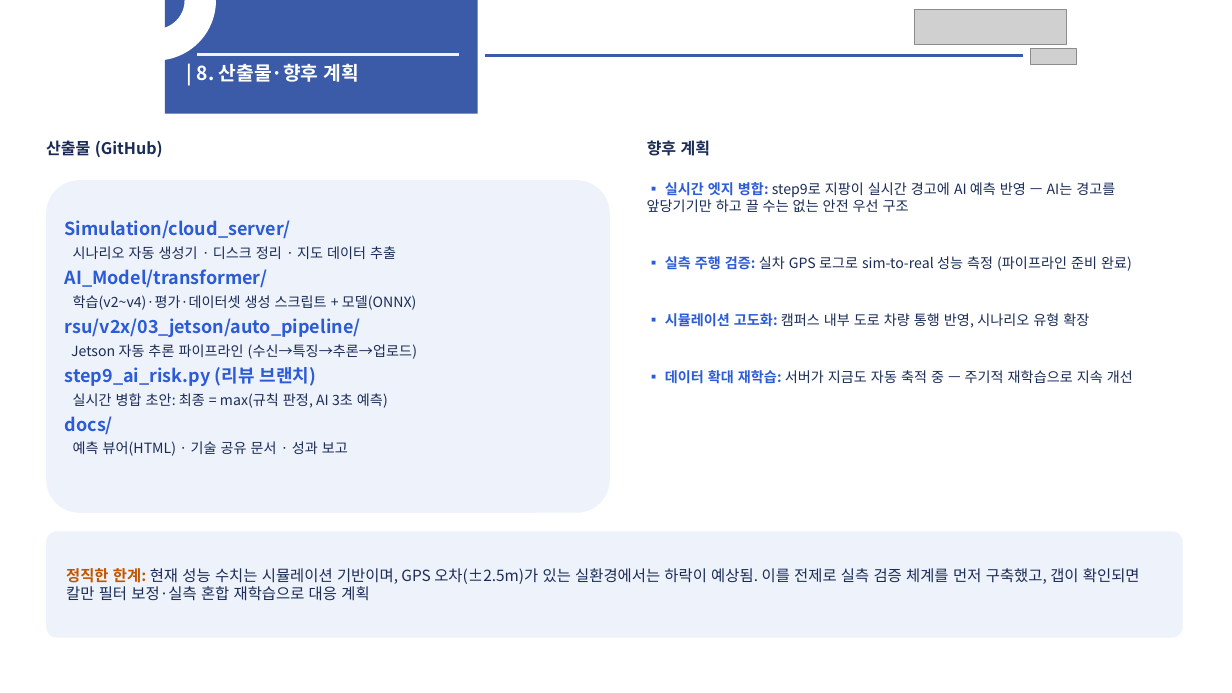
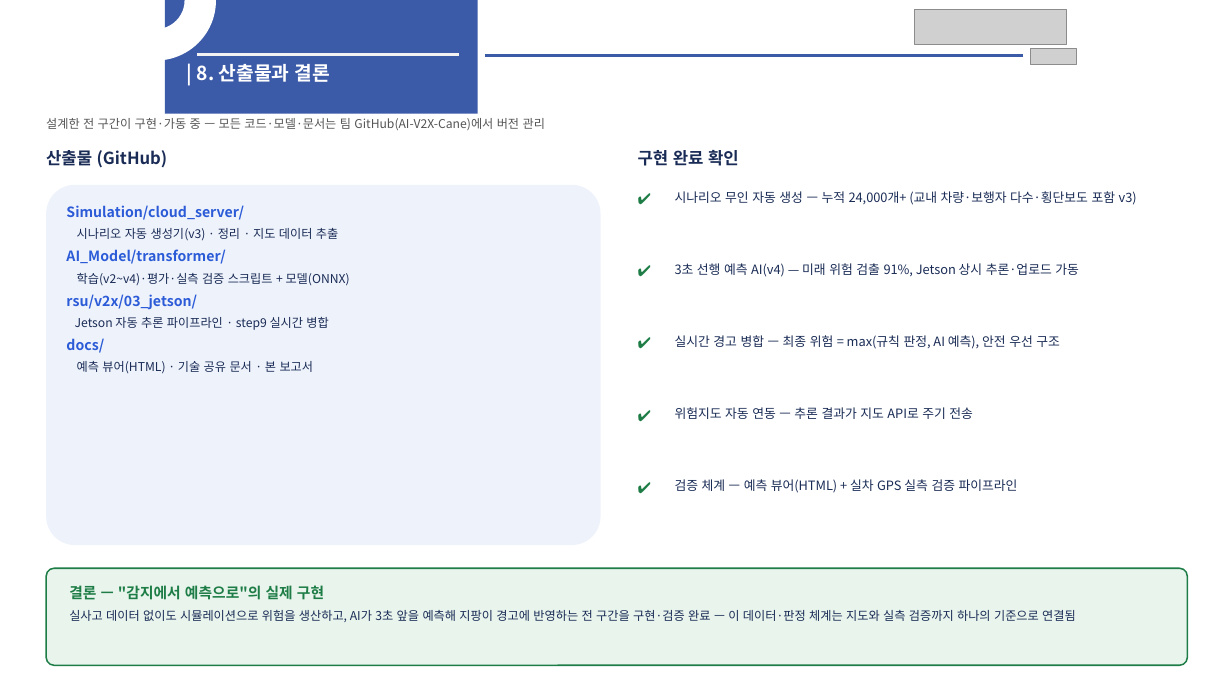
Before and after one commit to joon722/AI-V2X-Cane, a slide deck: slide 13 of docs/담당파트_기술보고_SUMO데이터AI수정2.pptx. Drawn at 1232x693 pixels with LibreOffice and Linux fonts; fonts in the diff are those of the drawing; grey boxes stand for pictures. Boxes give left, top, right and bottom in pixels: in the first picture for what was removed or moved away, otherwise in the second. Text is boxed around its words. In the diff, an @@ line names an element or a change of style, - is before the commit and + after.

```diff
--- a/docs/담당파트_기술보고_SUMO데이터AI수정2.pptx
+++ b/docs/담당파트_기술보고_SUMO데이터AI수정2.pptx
@@ text at <box>197,64,330,82</box>: text changed @@
-| 8. 산출물·향후 계획
+| 8. 산출물과 결론
@@ text added at <box>46,118,545,130</box>, 9.5 pt, text #555555 @@
+설계한 전 구간이 구현·가동 중 — 모든 코드·모델·문서는 팀 GitHub(AI-V2X-Cane)에서 버전 관리
@@ text "산출물 (GitHub)": place and size @@
-text "산출물 (GitHub)" at <box>46,140,163,157</box>
+text "산출물 (GitHub)" at <box>46,150,167,168</box>
@@ text "산출물 (GitHub)" at <box>46,150,167,168</box>: size 12.5 to 13 pt; more space between paragraphs @@
@@ text at <box>638,150,739,166</box>: text changed; size 12.5 to 13 pt @@
-향후 계획
+구현 완료 확인
@@ rounded rectangle: place and size @@
-rounded rectangle at <box>46,180,610,513</box>
+rounded rectangle at <box>46,185,601,545</box>
@@ rounded rectangle at <box>46,185,601,545</box>: proportions changed @@
@@ text at <box>66,205,244,353</box>: size 14 to 11 pt in "Simulation/cloud_server/", "AI_Model/transformer/", "docs/"; more space between paragraphs @@
@@ text "Simulation/cloud_server/": place and size @@
-text "Simulation/cloud_server/" at <box>65,220,417,456</box>
+text "Simulation/cloud_server/" at <box>66,205,350,374</box>
@@ text added at <box>638,189,670,217</box>, 12 pt, text #1E7D46, bold @@
+✔
@@ text removed at <box>647,182,1133,384</box> @@
-▪ 실시간 엣지 병합: step9로 지팡이 실시간 경고에 AI 예측 반영 — AI는 경고를 앞당기기만 하고 끌 수는 없는 안전 우선 구조
-▪ 실측 주행 검증: 실차 GPS 로그로 sim-to-real 성능 측정 (파이프라인 준비 완료)
-▪ 시뮬레이션 고도화: 캠퍼스 내부 도로 차량 통행 반영, 시나리오 유형 확장
-▪ 데이터 확대 재학습: 서버가 지금도 자동 축적 중 — 주기적 재학습으로 지속 개선
@@ text added at <box>675,191,1137,205</box>, 10 pt, text #1A2C56 @@
+시나리오 무인 자동 생성 — 누적 24,000개+ (교내 차량·보행자 다수·횡단보도 포함 v3)
@@ text at <box>77,228,338,241</box>: text changed; size 11 to 9.5 pt @@
-시나리오 자동 생성기 · 디스크 정리 · 지도 데이터 추출
+시나리오 자동 생성기(v3) · 정리 · 지도 데이터 추출
@@ text added at <box>638,262,670,289</box>, 12 pt, text #1E7D46, bold @@
+✔
@@ text added at <box>675,263,1079,277</box>, 10 pt, text #1A2C56 @@
+3초 선행 예측 AI(v4) — 미래 위험 검출 91%, Jetson 상시 추론·업로드 가동
@@ text at <box>66,273,350,330</box>: text changed; size 11 to 9.5 pt @@
-학습(v2~v4)·평가·데이터셋 생성 스크립트 + 모델(ONNX)
-rsu/v2x/03_jetson/auto_pipeline/
-Jetson 자동 추론 파이프라인 (수신→특징→추론→업로드)
-step9_ai_risk.py (리뷰 브랜치)
-실시간 병합 초안: 최종 = max(규칙 판정, AI 3초 예측)
+학습(v2~v4)·평가·실측 검증 스크립트 + 모델(ONNX)
+rsu/v2x/03_jetson/
+Jetson 자동 추론 파이프라인 · step9 실시간 병합
@@ text added at <box>638,334,670,361</box>, 12 pt, text #1E7D46, bold @@
+✔
@@ text added at <box>675,335,1060,349</box>, 10 pt, text #1A2C56 @@
+실시간 경고 병합 — 최종 위험 = max(규칙 판정, AI 예측), 안전 우선 구조
@@ text at <box>77,361,314,374</box>: text changed; size 11 to 9.5 pt @@
-예측 뷰어(HTML) · 기술 공유 문서 · 성과 보고
+예측 뷰어(HTML) · 기술 공유 문서 · 본 보고서
@@ text added at <box>638,406,670,433</box>, 12 pt, text #1E7D46, bold @@
+✔
@@ text added at <box>675,407,973,419</box>, 10 pt, text #1A2C56 @@
+위험지도 자동 연동 — 추론 결과가 지도 API로 주기 전송
@@ text added at <box>638,478,670,506</box>, 12 pt, text #1E7D46, bold @@
+✔
@@ text added at <box>675,479,1018,493</box>, 10 pt, text #1A2C56 @@
+검증 체계 — 예측 뷰어(HTML) + 실차 GPS 실측 검증 파이프라인
@@ rounded rectangle: place and size @@
-rounded rectangle at <box>46,531,1183,638</box>
+rounded rectangle at <box>46,568,1188,665</box>
@@ rounded rectangle at <box>46,568,1188,665</box>: fill #EEF2FB to #E8F4EC; outline none to #1E7D46 1.2 pt; proportions changed @@
@@ text removed at <box>66,568,1140,601</box> @@
-정직한 한계: 현재 성능 수치는 시뮬레이션 기반이며, GPS 오차(±2.5m)가 있는 실환경에서는 하락이 예상됨. 이를 전제로 실측 검증 체계를 먼저 구축했고, 갭이 확인되면 칼만 필터 보정·실측 혼합 재학습으로 대응 계획
@@ text added at <box>69,585,1076,622</box>, 9.5 pt, text #1A2C56 @@
+결론 — "감지에서 예측으로"의 실제 구현
+실사고 데이터 없이도 시뮬레이션으로 위험을 생산하고, AI가 3초 앞을 예측해 지팡이 경고에 반영하는 전 구간을 구현·검증 완료 — 이 데이터·판정 체계는 지도와 실측 검증까지 하나의 기준으로 연결됨
```
Also in this commit, not shown: 2 other slides changed.
